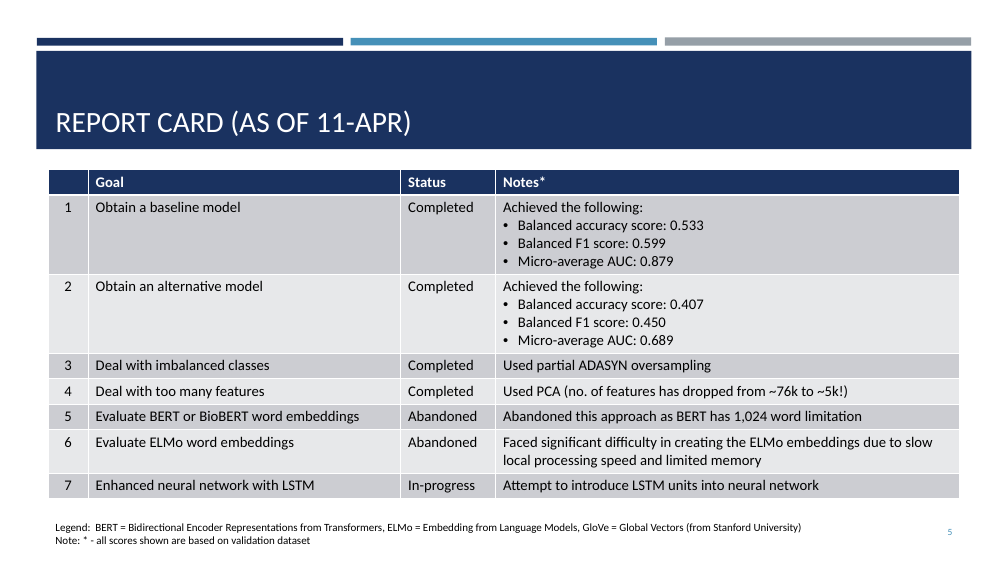
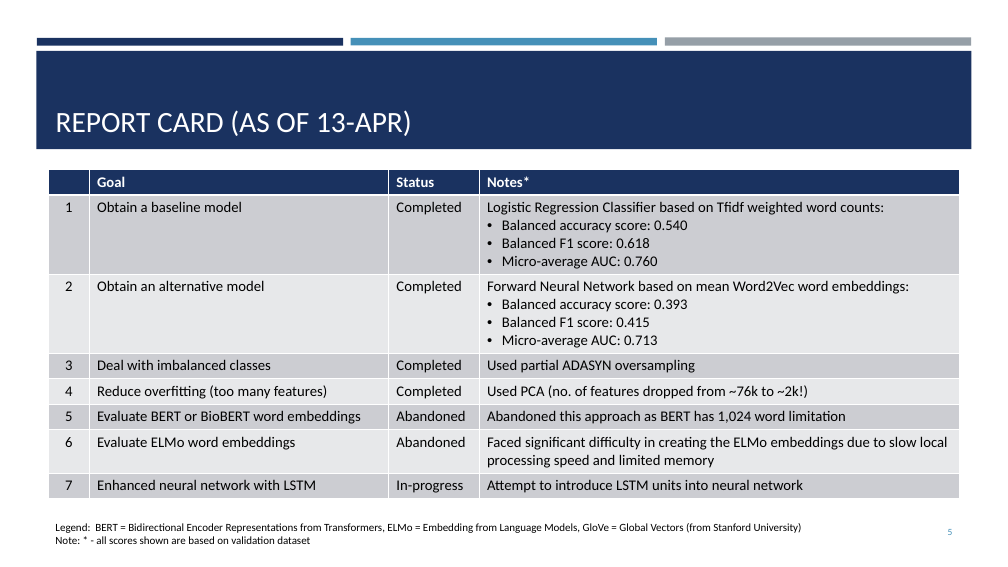
Before and after one commit to yuchye/Capstone, a slide deck: slide 5 of Capstone_Presentation.pptx. Drawn at 1008x567 pixels with LibreOffice and Linux fonts; fonts in the diff are those of the drawing. Boxes give left, top, right and bottom in pixels: in the first picture for what was removed or moved away, otherwise in the second. Text is boxed around its words. In the diff, an @@ line names an element or a change of style, - is before the commit and + after.

```diff
--- a/Capstone_Presentation.pptx
+++ b/Capstone_Presentation.pptx
@@ title at box(56, 110, 412, 136): text changed @@
-REPORT CARD (AS OF 11-APR)
+REPORT CARD (AS OF 13-APR)
@@ table at box(48, 169, 960, 497) @@
-row 2, column 4: Achieved the following: / Balanced accuracy score: 0.533 / Balanced F1 score: 0.599 / Micro-average AUC: 0.879
+row 2, column 4: Logistic Regression Classifier based on Tfidf weighted word counts: / Balanced accuracy score: 0.540 / Balanced F1 score: 0.618 / Micro-average AUC: 0.760
-row 3, column 4: Achieved the following: / Balanced accuracy score: 0.407 / Balanced F1 score: 0.450 / Micro-average AUC: 0.689
+row 3, column 4: Forward Neural Network based on mean Word2Vec word embeddings: / Balanced accuracy score: 0.393 / Balanced F1 score: 0.415 / Micro-average AUC: 0.713
-row 5, column 2: Deal with too many features
+row 5, column 2: Reduce overfitting (too many features)
-row 5, column 4: Used PCA (no. of features has dropped from ~76k to ~5k!)
+row 5, column 4: Used PCA (no. of features dropped from ~76k to ~2k!)
```
Also in this commit, not shown: 2 other slides changed, 10 other files.
